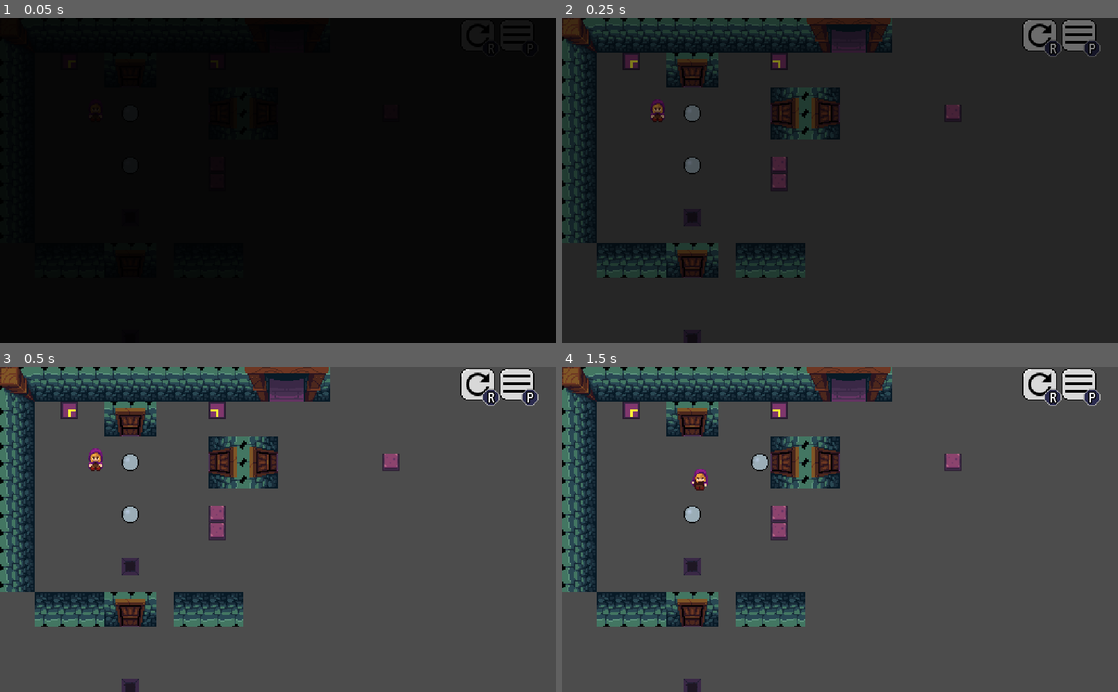
Above: before the commit, frames 1-4 (two rows, left to right).
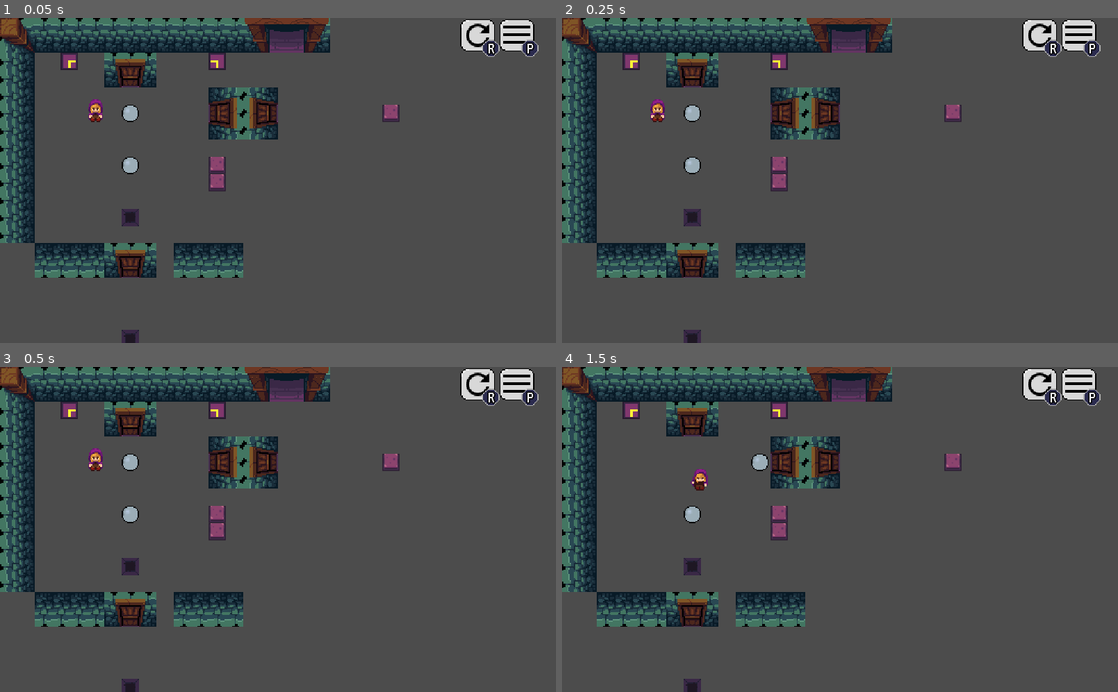
Above: after the commit, the same moments.

Repository: bc5g15/rock-push
Game: Godot game, scene res://Debug.tscn
Two runs of this game, one before a commit and one after it. Both use one fixed random seed, a clock stepped at 60 frames per second and the inputs below.
Inputs:
- Up to frame 1 (0.05 s): no input
- Up to frame 2 (0.25 s): no input
- Up to frame 3 (0.5 s): no input
- Up to frame 4 (1.5 s): tap Enter (ui_accept) at 0.5, 0.77 s; hold D (right) 0.53-1.28 s; hold S (down) from 1.28 s (still down)

The runs differ from the first frame. In frame 1, 99% of the frame differs, in the area x 0-100%, y 0-100%; in frame 2, 96%; in frame 3, nothing differs; in frame 4, nothing differs.

Commit message:
Level exit uses global fade controller

Diff:
--- a/Prefabs/ActiveObjects/LevelExit.tscn
+++ b/Prefabs/ActiveObjects/LevelExit.tscn
@@ -1,8 +1,7 @@
-[gd_scene load_steps=12 format=2]
+[gd_scene load_steps=10 format=2]
 
 [ext_resource path="res://Assets/Objects/tileset.png" type="Texture" id=1]
 [ext_resource path="res://Prefabs/Scripts/LevelExit.gd" type="Script" id=2]
-
 
 [sub_resource type="ConvexPolygonShape2D" id=1]
 points = PoolVector2Array( 16, 24, 0, 24, 0, 0, 16, 0 )
@@ -135,38 +134,6 @@
 [sub_resource type="CircleShape2D" id=7]
 radius = 21.095
 
-[sub_resource type="Animation" id=9]
-resource_name = "FadeIn"
-length = 0.5
-tracks/0/type = "value"
-tracks/0/path = NodePath("CanvasLayer/ColorRect:color")
-tracks/0/interp = 1
-tracks/0/loop_wrap = true
-tracks/0/imported = false
-tracks/0/enabled = true
-tracks/0/keys = {
-"times": PoolRealArray( 0, 0.5 ),
-"transitions": PoolRealArray( 1, 1 ),
-"update": 0,
-"values": [ Color( 0, 0, 0, 1 ), Color( 0, 0, 0, 0 ) ]
-}
-
-[sub_resource type="Animation" id=8]
-resource_name = "FadeOut"
-length = 0.5
-tracks/0/type = "value"
-tracks/0/path = NodePath("CanvasLayer/ColorRect:color")
-tracks/0/interp = 1
-tracks/0/loop_wrap = true
-tracks/0/imported = false
-tracks/0/enabled = true
-tracks/0/keys = {
-"times": PoolRealArray( 0, 0.5 ),
-"transitions": PoolRealArray( 1, 1 ),
-"update": 0,
-"values": [ Color( 0, 0, 0, 0 ), Color( 0, 0, 0, 1 ) ]
-}
-
 [node name="LevelExit" type="Area2D"]
 collision_layer = 0
 collision_mask = 16
@@ -195,20 +162,4 @@
 [node name="CollisionShape2D" type="CollisionShape2D" parent="."]
 position = Vector2( 40, 16 )
 shape = SubResource( 7 )
-
-[node name="CanvasLayer" type="CanvasLayer" parent="."]
-
-[node name="ColorRect" type="ColorRect" parent="CanvasLayer"]
-anchor_right = 1.0
-anchor_bottom = 1.0
-color = Color( 0, 0, 0, 0 )
-__meta__ = {
-"_edit_lock_": true,
-"_edit_use_anchors_": false
-}
-
-[node name="FadeAnimator" type="AnimationPlayer" parent="."]
-anims/FadeIn = SubResource( 9 )
-anims/FadeOut = SubResource( 8 )
 [connection signal="body_entered" from="." to="." method="_on_LevelExit_body_entered"]
-[connection signal="animation_finished" from="FadeAnimator" to="." method="_on_FadeAnimator_animation_finished"]
--- a/Prefabs/scripts/LevelExit.gd
+++ b/Prefabs/scripts/LevelExit.gd
@@ -2,16 +2,5 @@
 
 export(String) var path = ""
 
-onready var fadeAnimator = $FadeAnimator
-
-func _ready():
-	fadeAnimator.play("FadeIn")
-
 func _on_LevelExit_body_entered(_body):
-	fadeAnimator.play("FadeOut")
-
-func _on_FadeAnimator_animation_finished(anim_name):
-	if anim_name == "FadeOut":
-		if path != "":
-			print("Enter Level: " + path)
-			Global.goto_scene("res://" + path + ".tscn")
+	FadeController.fade_to_scene("res://" + path + ".tscn")
